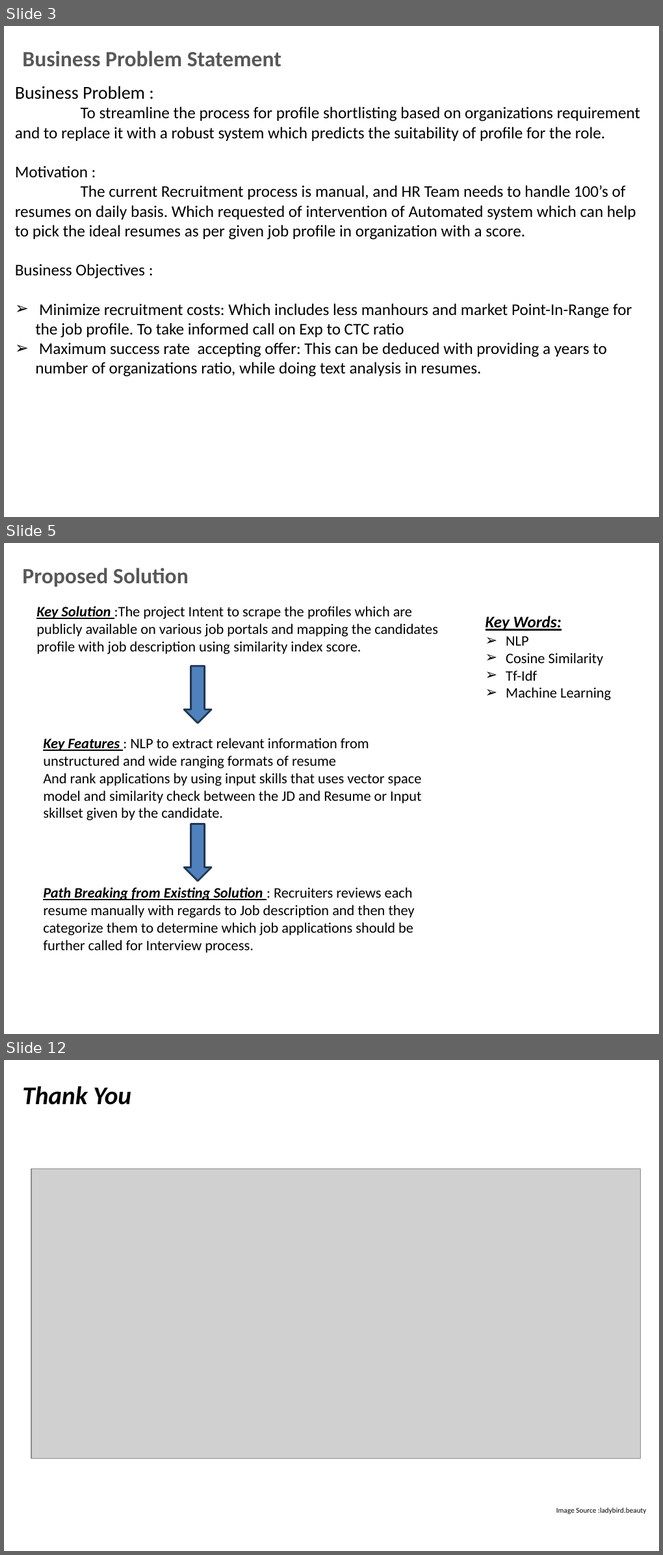
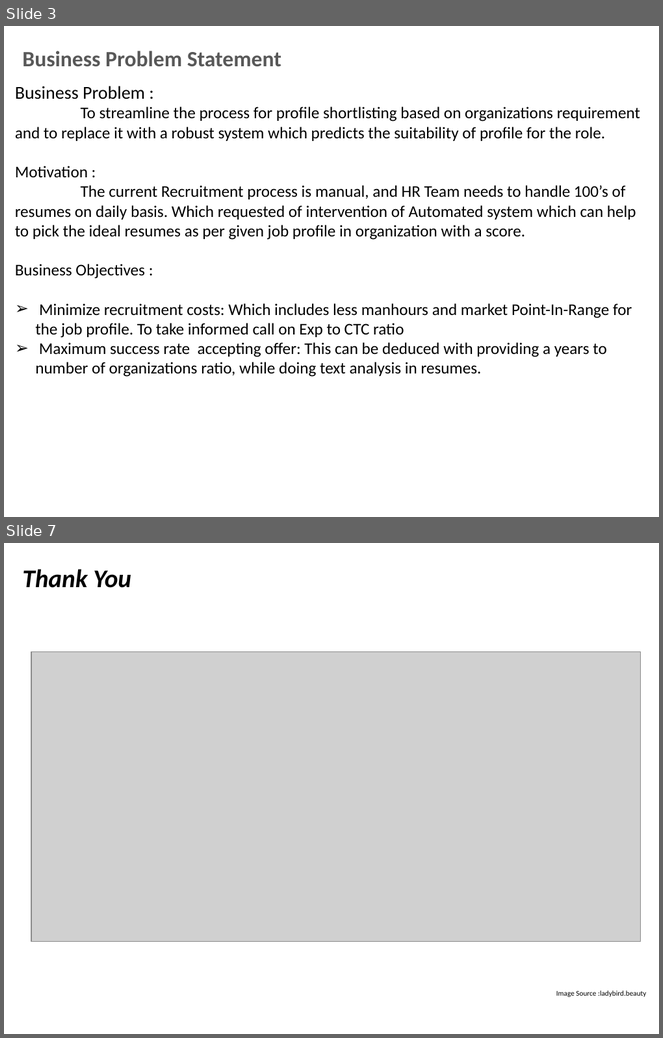
Before and after one commit to anirudhyadav/ISBG4FP1, a slide deck: Foundation_Project_G4__Final_Review_Trending_Jobs.pptx. Shown one above the other, each under a label of ours: slides 3, 5 and 12 before the commit, slides 3 and 7 after it; the slides between them are not shown. The pictures are 663x1555 and 663x1038 pixels, drawn with LibreOffice and Linux fonts; fonts in the diff are those of the drawing; grey boxes stand for pictures; background and template pictures are left out. Boxes give left, top, right and bottom in pixels: in the first picture for what was removed or moved away, otherwise in the second. Text is boxed around its words. In the diff, an @@ line names an element or a change of style, - is before the commit and + after.

```diff
--- a/Foundation_Project_G4__Final_Review_Trending_Jobs.pptx
+++ b/Foundation_Project_G4__Final_Review_Trending_Jobs.pptx
@@ slide 5 removed at box(4, 543, 659, 1034), background picture (left out); not listed: 1 template element that a slide beside it also shows @@
@@ title removed at box(22, 568, 189, 587) @@
-Proposed Solution
@@ text removed at box(36, 606, 438, 654) @@
-Key Solution :The project Intent to scrape the profiles which are publicly available on various job portals and mapping the candidates profile with job description using similarity index score.
@@ text removed at box(486, 616, 611, 700) @@
-Key Words:
-➢ NLP
-➢ Cosine Similarity
-➢ Tf-Idf
-➢ Machine Learning
@@ down arrow removed at box(184, 667, 212, 723) @@
@@ text removed at box(43, 738, 422, 821) @@
-Key Features : NLP to extract relevant information from unstructured and wide ranging formats of resume
-And rank applications by using input skills that uses vector space model and similarity check between the JD and Resume or Input skillset given by the candidate.
@@ down arrow removed at box(184, 824, 212, 881) @@
@@ text removed at box(43, 887, 415, 953) @@
-Path Breaking from Existing Solution : Recruiters reviews each resume manually with regards to Job description and then they categorize them to determine which job applications should be further called for Interview process.
@@ what was slide 12 is now slide 7 @@
```
Also in this commit, not shown: 1 slide changed, 3 slides added, 6 other slides removed.
